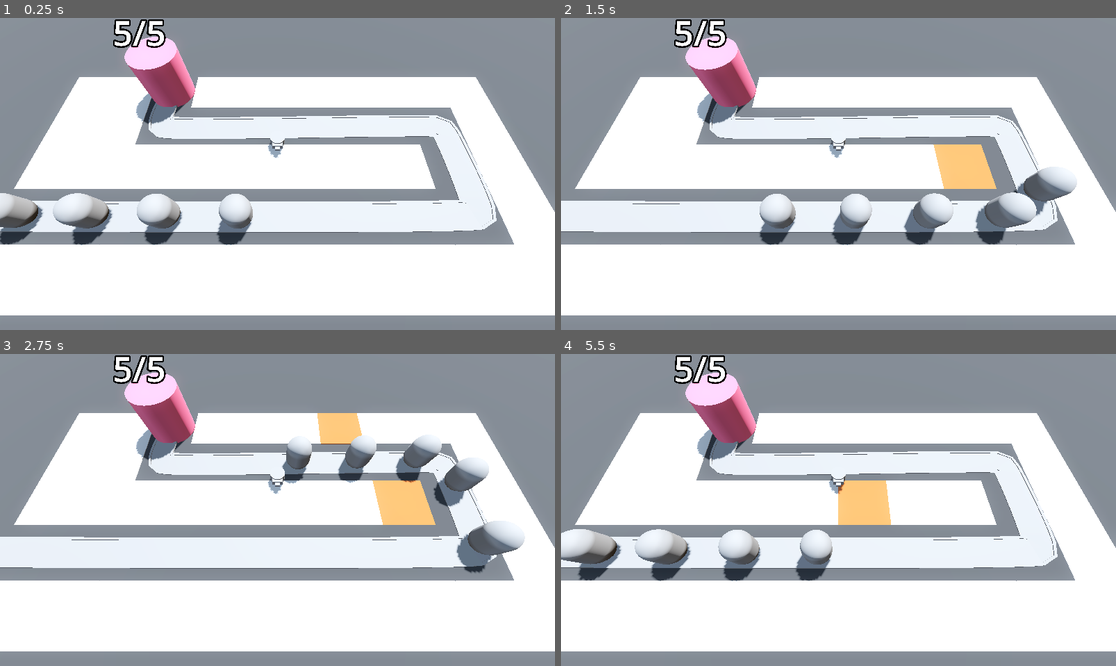
Above: before the commit, frames 1-4 (two rows, left to right).
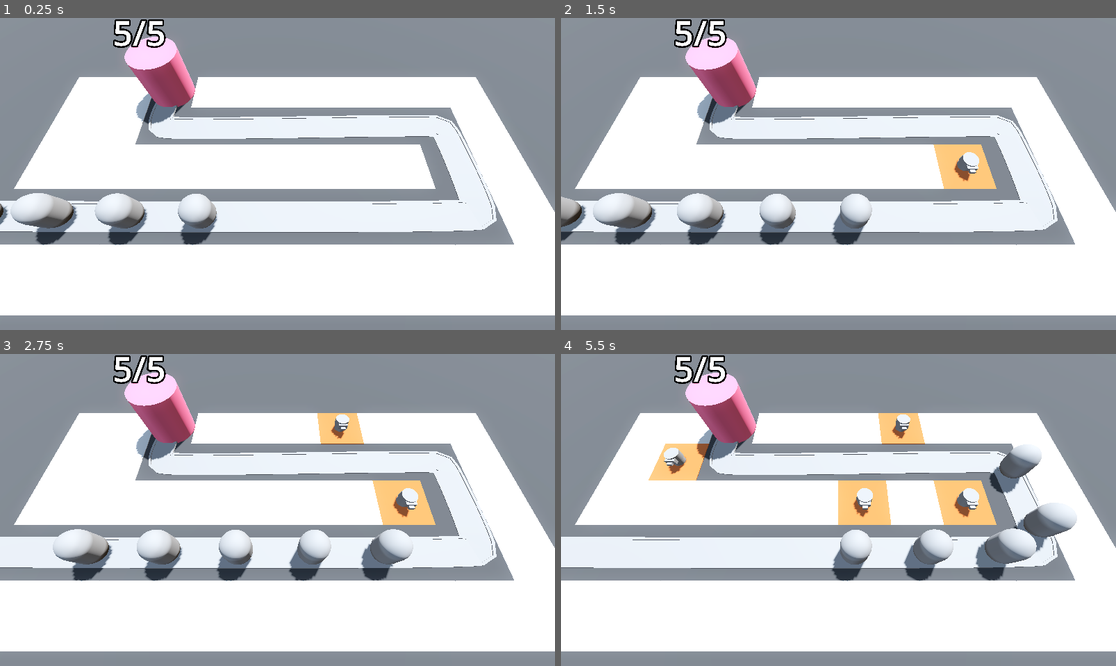
Above: after the commit, the same moments.

Repository: ivdobry/barbarianTD
Game: Godot game, scene res://scenes/base_level.tscn
The game is run twice, just before and just after one commit, with the same random seed, the same clock (stepped at 60 frames per second) and the same inputs.
Inputs (mouse positions are in pixels of both pictures, inside the frame that each line leads up to):
- Up to frame 1 (0.25 s): no input
- Up to frame 2 (1.5 s): move the mouse to (960, 158) at 0.52 s; press the mouse at (960, 158) at 0.53 s; move the mouse to (727, 189) at 1.27 s; release the mouse at (727, 189) at 1.28 s; click (727, 189) at 1.35 s
- Up to frame 3 (2.75 s): move the mouse to (333, 441) at 2.02 s; press the mouse at (333, 441) at 2.03 s
- Up to frame 4 (5.5 s): move the mouse to (810, 572) at 2.77 s; release the mouse at (810, 572) at 2.78 s; click (810, 572) at 2.85 s; move the mouse to (1005, 556) at 3.52 s; press the mouse at (1005, 556) at 3.53 s; move the mouse to (672, 463) at 4.27 s; release the mouse at (672, 463) at 4.28 s; click (672, 463) at 4.35 s; move the mouse to (866, 510) at 5.02 s; press the mouse at (866, 510) at 5.03 s

The runs differ from the first frame. In frame 1, 5.4% of the frame differs, in the area x 0-52%, y 38-73%; in frame 2, 5.2%; in frame 3, 8.2%; in frame 4, 10%, in the area x 0-93%, y 18-73%.

Commit message:
Creating turrets on tiles with mouse clicks.

Diff:
--- a/scenes/base_level.tscn
+++ b/scenes/base_level.tscn
@@ -44,9 +44,10 @@
 size = Vector3(100, 2, 100)
 material = SubResource("StandardMaterial3D_6tisa")
 
-[node name="RayPickerCamera" parent="." node_paths=PackedStringArray("grid_map") instance=ExtResource("1_oox4p")]
+[node name="RayPickerCamera" parent="." node_paths=PackedStringArray("grid_map", "turret_manager") instance=ExtResource("1_oox4p")]
 transform = Transform3D(1, 0, 0, 0, 0.4226183, 0.90630794, 0, -0.90630794, 0.4226183, 0, 14.5, 9.5)
 grid_map = NodePath("../GridMap")
+turret_manager = NodePath("../TurretManager")
 
 [node name="GridMap" type="GridMap" parent="."]
 mesh_library = ExtResource("1_6tisa")
@@ -105,7 +106,7 @@
 transform = Transform3D(-0.0069602854, 0.0020775187, -0.99996036, -2.3282752e-10, 0.99998546, 0.0020775672, 0.9999623, 1.4460902e-05, -0.006960272, -26.405573, 0, 6.0292697)
 
 [node name="Enemy2" parent="Path3D" instance=ExtResource("2_dbkse")]
-transform = Transform3D(-0.0055262498, 0.0017830273, -0.9999691, -2.7713459e-06, 0.9999853, 0.0017830683, 0.9999712, 1.2625124e-05, -0.0055262335, -21.405851, -0.009489734, 6.059698)
+transform = Transform3D(-0.0055262498, 0.001783027, -0.99996895, -2.7713459e-06, 0.9999851, 0.0017830681, 0.9999712, 1.2625122e-05, -0.0055262325, -21.405851, -0.009489734, 6.059698)
 progress = 5.0
 
 [node name="Enemy3" parent="Path3D" instance=ExtResource("2_dbkse")]
@@ -117,7 +118,7 @@
 progress = 15.0
 
 [node name="Enemy5" parent="Path3D" instance=ExtResource("2_dbkse")]
-transform = Transform3D(-0.0019695982, 0.0010527103, -0.9999842, -7.8159555e-06, 0.99998707, 0.0010527269, 0.9999838, 9.889431e-06, -0.001969591, -6.40581, -0.0312357, 6.1182404)
+transform = Transform3D(-0.001969598, 0.0010527103, -0.9999842, -7.815954e-06, 0.99998707, 0.0010527269, 0.9999836, 9.889431e-06, -0.001969591, -6.40581, -0.0312357, 6.1182404)
 progress = 20.0
 
 [node name="Base" parent="." instance=ExtResource("3_0n1tn")]
--- a/scenes/camera/ray_picker_camera.gd
+++ b/scenes/camera/ray_picker_camera.gd
@@ -1,6 +1,7 @@
 extends Camera3D
 
 @export var grid_map: GridMap
+@export var turret_manager: Node3D
 
 @onready var ray_cast_3d: RayCast3D = $RayCast3D
 
@@ -18,5 +19,8 @@
 				var cell = grid_map.local_to_map(collision_point)
 				if !grid_map.get_cell_item(cell):
 					grid_map.set_cell_item(cell, 1)
+					var tile_position = grid_map.map_to_local(cell)
+					turret_manager.build_turret(tile_position)
+
 	else:
 		Input.set_default_cursor_shape(Input.CursorShape.CURSOR_ARROW)
--- a/scenes/enemy/enemy.tscn
+++ b/scenes/enemy/enemy.tscn
@@ -10,6 +10,7 @@
 transform = Transform3D(0.99998647, 0, 0, 0, 0.9999876, 0, 0, 0, 0.9999867, 0, 0, 0)
 loop = false
 script = ExtResource("1_4a83h")
+speed = 5.0
 
 [node name="MeshInstance3D" type="MeshInstance3D" parent="."]
 transform = Transform3D(1, 0, 0, 0, 1, 0, 0, 0, 1, 0, 1.5, 0)
--- a/scenes/turret_manager.gd
+++ b/scenes/turret_manager.gd
@@ -2,7 +2,7 @@
 
 @export var turret: PackedScene
 
-# Called when the node enters the scene tree for the first time.
-func _ready() -> void:
+func build_turret(tile_position: Vector3) -> void:
 	var new_turret = turret.instantiate()
 	add_child(new_turret)
+	new_turret.global_position = tile_position
